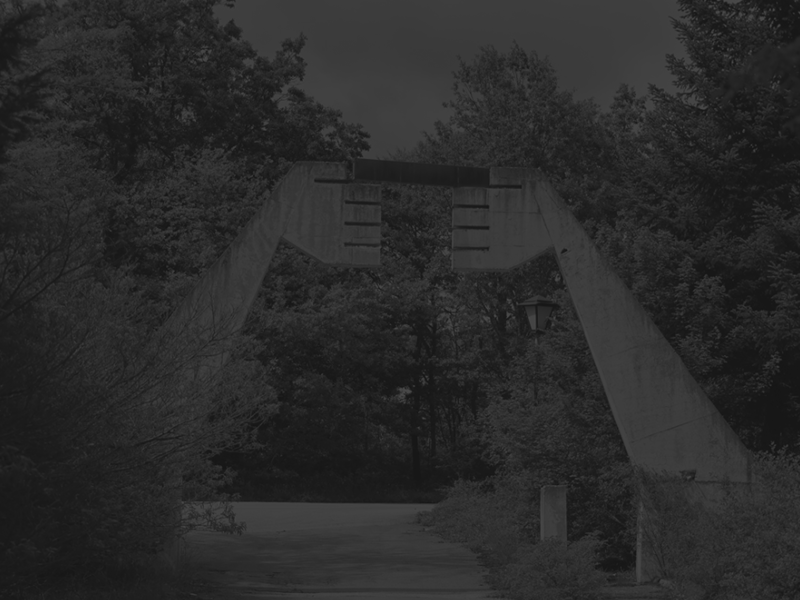
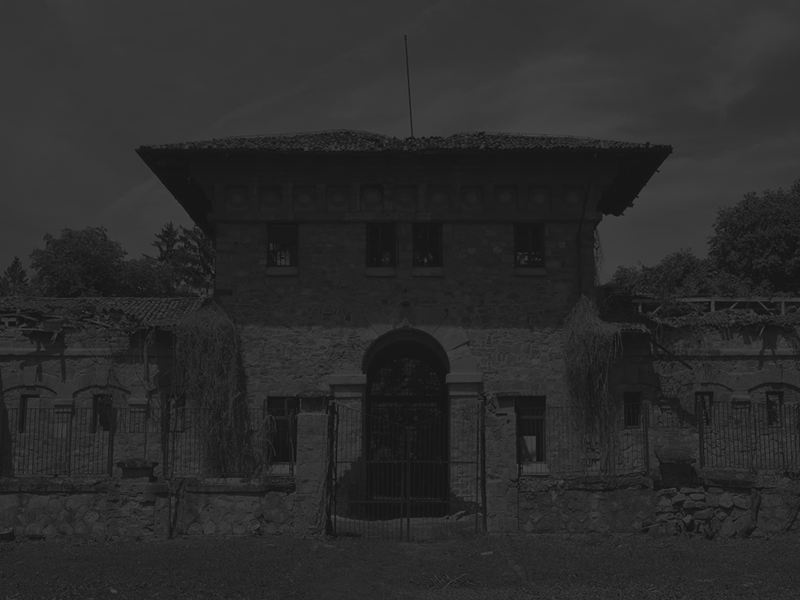
Layers edited between the first and the second 800 × 600 image:
renamed "Screenshot 2024-05-26 at 22.22.22" to "Screenshot 2024-06-19 at 23.40.56", painted on it over [0, 0, 800, 600]
